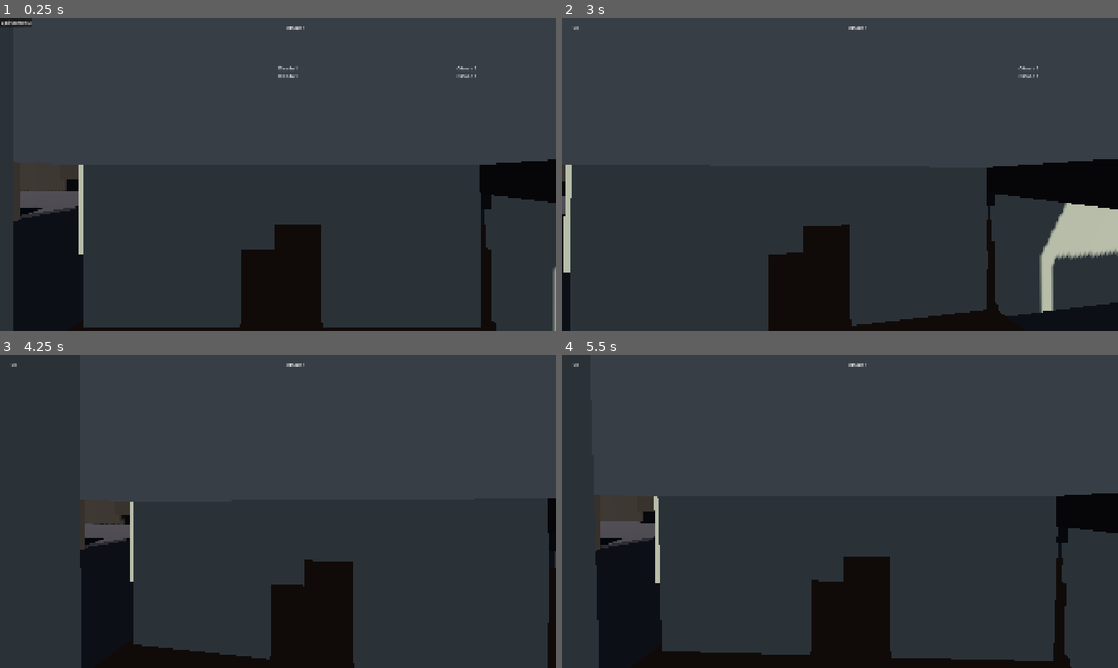
Above: before the commit, frames 1-4 (two rows, left to right).
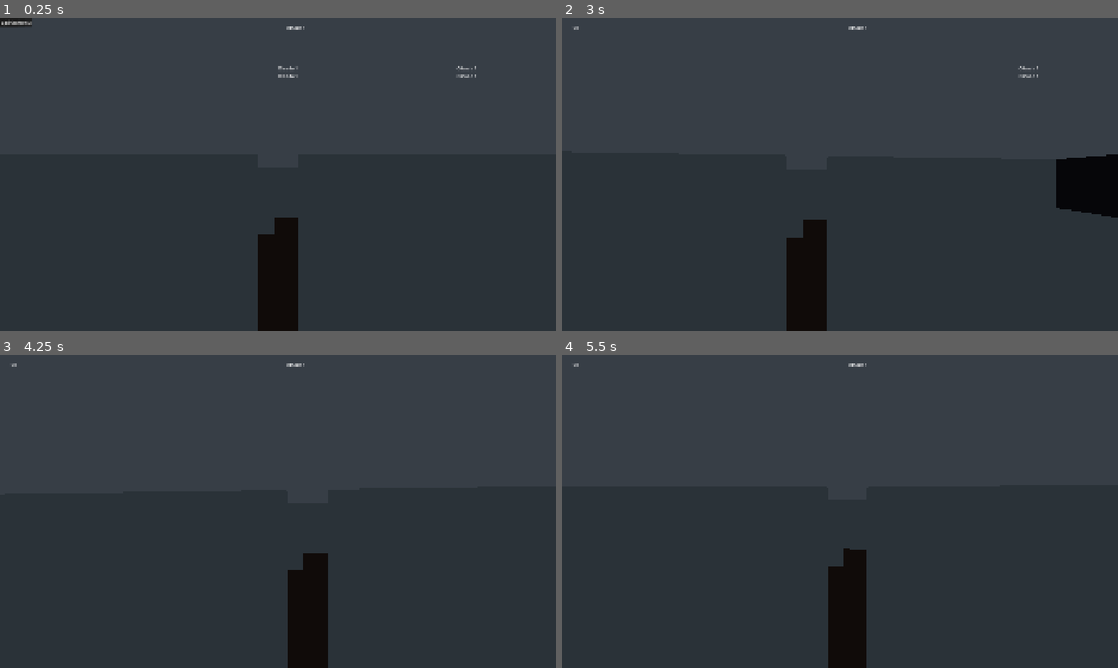
Above: after the commit, the same moments.

Repository: undertal401-hue/zombie-survival-3d
Game: Godot game, scene res://07_house/Main.tscn
Same seed, same stepped clock (60 frames per second), same inputs: the game is played once before the commit and once after it.
Inputs (mouse positions are in pixels of both pictures, inside the frame that each line leads up to):
- Up to frame 1 (0.25 s): no input
- Up to frame 2 (3 s): click "Cerrar tienda" at 0.5 s; click "Cerrar tienda" at 1.25 s; click "Cerrar tienda" at 2 s; tap Enter at 2.75, 2.85 s; move the mouse to (867, 174) at 2.77 s; click (867, 174) at 2.92 s
- Up to frame 3 (4.25 s): tap Space at 3.5 s; move the mouse to (250, 511) at 3.52 s; tap Enter at 3.6 s; click (250, 511) at 3.67 s
- Up to frame 4 (5.5 s): tap Enter at 4.25, 4.35, 5.1 s; move the mouse to (851, 505) at 4.27 s; click (851, 505) at 4.42 s; tap Space at 5 s; move the mouse to (834, 517) at 5.02 s; click (834, 517) at 5.17 s

The runs differ from the first frame. In frame 1, 11% of the frame differs, in the area x 2-100%, y 45-100%; in frame 2, 10%; in frame 3, 8.9%; in frame 4, 12%, in the area x 6-100%, y 44-100%.

Commit message:
fix: user corrections - minimal Player, safe spawn, CI cleanup
- Player.gd: drop BodyVisual (first-person), snake_case local Script vars
- Player.gd: explicit typed 'applied: float' (parse error: := on Variant return)
- Main.gd: spawn at Room_0 center + Vector3(0,1,2); refresh spawn points
- Main.gd: untyped start_pos fallback Vector3(0,1,4)
- ci.yml: remove broken static-checks job; GODOT_VERSION 4.7.2-stable, --path game
- project.godot and WeaponData.gd already match (Bootstrap first, 10_effects paths)

Tests: 5/5 suites, 92/92 validations PASSED
Export: OK
Boot: 'Bootstrap: todas las class_name registradas'

Diff:
--- a/game/02_player/Player.gd
+++ b/game/02_player/Player.gd
@@ -13,7 +13,6 @@
 var camera_rig
 var interaction
 var audio
-
 var config
 var event_bus
 
@@ -21,19 +20,14 @@
 var is_dodging: bool = false
 var _combat_timer: float = 0.0
 
-var body_visual: MeshInstance3D
-
-
 func _ready() -> void:
 	Input.mouse_mode = Input.MOUSE_MODE_CAPTURED
 	collision_layer = PLAYER_LAYER
 	collision_mask = PLAYER_MASK
 	add_to_group("player")
 
-	_setup_visual_body()
-
-	var PlayerStatsScript: Script = load("res://02_player/PlayerStats.gd")
-	stats = PlayerStatsScript.new()
+	var stats_script: Script = load("res://02_player/PlayerStats.gd")
+	stats = stats_script.new()
 	config = load("res://16_data/GameBalance.tres")
 	stats.configure(config)
 
@@ -48,58 +42,35 @@
 		event_bus.player_stamina_changed.emit(stats.stamina, stats.max_stamina)
 		event_bus.player_infection_changed.emit(stats.infection, stats.max_infection)
 
-
-func _setup_visual_body() -> void:
-	body_visual = MeshInstance3D.new()
-	body_visual.name = "BodyVisual"
-
-	var capsule := CapsuleMesh.new()
-	capsule.radius = 0.32
-	capsule.height = 1.7
-
-	body_visual.mesh = capsule
-	body_visual.position = Vector3(0.0, 0.9, 0.0)
-
-	var mat := StandardMaterial3D.new()
-	mat.albedo_color = Color(0.25, 0.45, 0.75)
-	body_visual.material_override = mat
-
-	# Primera persona: ocultar cuerpo
-	body_visual.visible = false
-	add_child(body_visual)
-
-
 func _build_components() -> void:
-	var InputHandlerScript: Script = load("res://02_player/InputHandler.gd")
-	input_handler = InputHandlerScript.new()
+	var input_script: Script = load("res://02_player/InputHandler.gd")
+	input_handler = input_script.new()
 	input_handler.name = "InputHandler"
 	add_child(input_handler)
 
-	var PlayerControllerScript: Script = load("res://02_player/PlayerController.gd")
-	controller = PlayerControllerScript.new()
+	var controller_script: Script = load("res://02_player/PlayerController.gd")
+	controller = controller_script.new()
 	controller.name = "PlayerController"
 	controller.player = self
 	add_child(controller)
 
-	var PlayerCameraScript: Script = load("res://02_player/PlayerCamera.gd")
-	camera_rig = PlayerCameraScript.new()
+	var camera_script: Script = load("res://02_player/PlayerCamera.gd")
+	camera_rig = camera_script.new()
 	camera_rig.name = "PlayerCamera"
 	add_child(camera_rig)
 
-	var InventoryScript: Script = load("res://02_player/Inventory.gd")
-	inventory = InventoryScript.new()
+	inventory = load("res://02_player/Inventory.gd").new()
 
-	var InteractionComponentScript: Script = load("res://02_player/InteractionComponent.gd")
-	interaction = InteractionComponentScript.new()
+	var interaction_script: Script = load("res://02_player/InteractionComponent.gd")
+	interaction = interaction_script.new()
 	interaction.name = "Interaction"
 	interaction.player = self
 	add_child(interaction)
 
-	var PlayerAudioScript: Script = load("res://02_player/PlayerAudio.gd")
-	audio = PlayerAudioScript.new()
+	var audio_script: Script = load("res://02_player/PlayerAudio.gd")
+	audio = audio_script.new()
 	audio.name = "PlayerAudio"
 	add_child(audio)
-
 
 func _build_weapons() -> void:
 	var weapon_manager := WeaponManager.new()
@@ -107,30 +78,25 @@
 	weapon_manager.player = self
 	add_child(weapon_manager)
 
-	var ranged_weapon_script: Script = load("res://04_weapons/RangedWeapon.gd")
 	var pistol_data: WeaponData = WeaponData.pistol()
-	var pistol: BaseWeapon = ranged_weapon_script.new()
+	var pistol := RangedWeapon.new()
 	pistol.data = pistol_data
 	pistol.name = "Pistol"
 	weapon_manager.register_weapon(pistol)
 	inventory.add_weapon(pistol)
 
-	var melee_weapon_script: Script = load("res://04_weapons/MeleeWeapon.gd")
 	var knife_data: WeaponData = WeaponData.knife()
-	var knife: BaseWeapon = melee_weapon_script.new()
+	var knife := MeleeWeapon.new()
 	knife.data = knife_data
 	knife.name = "Knife"
 	weapon_manager.register_weapon(knife)
 	inventory.add_weapon(knife)
 
-	# Pistola secundaria -> slot 2
 	weapon_manager.call_deferred("switch_to", 2)
-
 
 func _physics_process(delta: float) -> void:
 	stats.regenerate(delta, is_in_combat)
 	_update_combat_state(delta)
-
 
 func _update_combat_state(delta: float) -> void:
 	if is_in_combat:
@@ -138,13 +104,13 @@
 		if _combat_timer <= 0.0:
 			is_in_combat = false
 
-
 func receive_damage(info) -> void:
 	if info == null or info.amount <= 0.0:
 		return
 	stats.receive_damage(info.amount)
 	is_in_combat = true
 	_combat_timer = config.player_hp_regen_delay
+
 	if info.infection > 0.0:
 		stats.add_infection(info.infection)
 
@@ -157,20 +123,17 @@
 	elif stats.infection >= config.infection_game_over_at:
 		_die("infection")
 
-
 func heal(amount: float) -> void:
 	stats.heal(amount)
 	if event_bus != null:
 		event_bus.player_healed.emit(amount, self)
 		event_bus.player_health_changed.emit(stats.hp, stats.max_hp)
 
-
 func cure_infection(amount: float) -> void:
-	var applied = stats.cure_infection(amount)
+	var applied: float = stats.cure_infection(amount)
 	if applied > 0.0 and event_bus != null:
 		event_bus.infection_cured.emit(applied)
 		event_bus.player_infection_changed.emit(stats.infection, stats.max_infection)
-
 
 func _die(reason) -> void:
 	if not is_inside_tree():
@@ -180,10 +143,9 @@
 		event_bus.player_died.emit(self)
 
 	set_physics_process(false)
-	var _gm: Node = get_tree().root.get_node_or_null("GameManager")
-	if _gm != null:
-		_gm.call("game_over", reason)
-
+	var gm: Node = get_tree().root.get_node_or_null("GameManager")
+	if gm != null:
+		gm.call("game_over", reason)
 
 func respawn(at: Vector3) -> void:
 	global_position = at
@@ -194,10 +156,8 @@
 	if event_bus != null:
 		event_bus.player_spawned.emit(self)
 
-
 func get_stats():
 	return stats
 
-
 func get_inventory():
 	return inventory
--- a/game/07_house/Main.gd
+++ b/game/07_house/Main.gd
@@ -9,7 +9,6 @@
 
 	_generate_house(player)
 
-	# Solo una vez
 	var gm: GameManager = get_tree().root.get_node_or_null("GameManager") as GameManager
 	if gm != null:
 		gm.start_run()
@@ -49,11 +48,12 @@
 
 	var start_pos: Vector3 = _find_player_start(generator)
 	if start_pos == Vector3.ZERO:
-		start_pos = Vector3(0.0, 1.0, 0.0)
+		start_pos = Vector3(0.0, 1.0, 4.0)
 
-	start_pos.y = 0.9
 	player.global_position = start_pos
 
+	# Refrescar spawn points tras generar la casa (el spawner los calcula
+	# en su propio _ready, antes de que exista la geometria).
 	var spawner: ZombieSpawner = get_node_or_null("ZombieSpawner") as ZombieSpawner
 	if spawner != null:
 		spawner._refresh_spawn_points()
@@ -62,10 +62,10 @@
 func _find_player_start(generator: Node3D) -> Vector3:
 	for child in generator.get_children():
 		if child.name.begins_with("Room_0"):
-			return child.global_position
+			return child.global_position + Vector3(0.0, 1.0, 2.0)
 
 	for child in generator.get_children():
 		if child.name.begins_with("Room_"):
-			return child.global_position
+			return child.global_position + Vector3(0.0, 1.0, 2.0)
 
-	return Vector3.ZERO
+	return Vector3(0.0, 1.0, 4.0)
